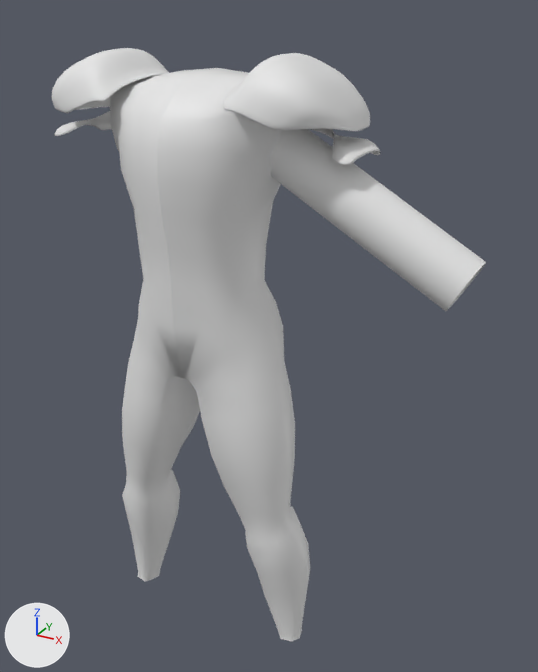
A saved change to the Blender file out/pauldrons/pauldrons.blend.
Before and after are seen from a 50 mm camera at (1.055, -1.547, 1.842) aimed at (0.159, 0.081, 1.028). Lighting does not change. The marker at lower left points along +X, +Y and +Z. The older version comes first.

Names of what the first picture shows: 'Arm (as drawn)', 'Mannequin', 'Pauldron cap L', 'Pauldron cap R', 'Pauldron lame 1 L', 'Pauldron lame 1 R'.
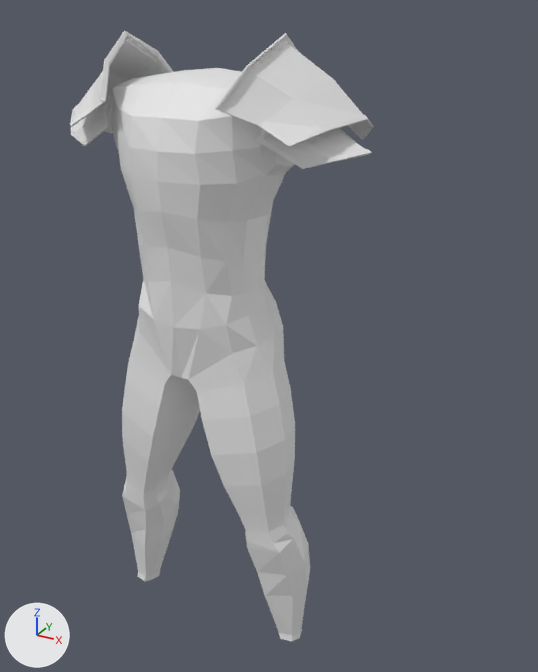
Where the change shows, as pixel boxes (x1, y1, x2, y2) in the pictures (538 x 672 px):
'Mannequin', reshaped: (110, 68, 310, 641) in both
'Arm (as drawn)', deleted: before (270, 129, 486, 311)
'Pauldron cap L', reshaped, modifiers changed (8% wider, 44% taller): before (223, 53, 370, 132); after (215, 33, 374, 147)
'Pauldron cap R', reshaped, modifiers changed (12% narrower, 47% taller): before (52, 48, 169, 113); after (70, 31, 173, 127)
'Pauldron lame 1 L', reshaped: before (310, 129, 380, 165); after (255, 128, 372, 169)
'Pauldron lame 1 R', reshaped: before (54, 111, 112, 136); after (71, 97, 113, 146)
part 2 of me_pauldron_cap_l, cut back: before (223, 53, 370, 132); after (215, 33, 374, 147)
part 4 of me_pauldron_cap_r, cut back: before (52, 48, 169, 113); after (70, 31, 173, 127)
part 6 of me_pauldron_lame_1_l, built on: before (310, 129, 380, 165); after (263, 128, 372, 169)
part 8 of me_pauldron_lame_1_r, built on: before (54, 111, 112, 136); after (71, 97, 113, 146)

The change, as a diff of the scene's bpy script:
```diff
--- a/out/pauldrons/pauldrons.blend.py
+++ b/out/pauldrons/pauldrons.blend.py
@@ me_mannequin @@
 # used by ob_mannequin; location = (0.0, 0.0, 0.0)
-me_mannequin.from_pydata(...)  # 352 vertices, 648 faces; spans x -0.32..0.32, y -0.16..0.17, z 0.08..1.71
+me_mannequin.from_pydata(...)  # 352 vertices, 324 faces; spans x -0.32..0.32, y -0.16..0.17, z 0.08..1.71
+# me_mannequin part 1: the surface is now shaded flat
 me_mannequin.materials.append(mat_mannequin)
@@ me_pauldron_cap_l @@
 # used by ob_pauldron_cap_l; location = (0.0, 0.0, 0.0)
-me_pauldron_cap_l.from_pydata(...)  # 221 vertices, 192 faces; spans x 0.136..0.408, y -0.142..0.211, z 1.582..1.754
+me_pauldron_cap_l.from_pydata(...)  # 54 vertices, 42 faces; spans x 0.152..0.415, y -0.153..0.2, z 1.551..1.793
+# me_pauldron_cap_l part 2: the whole mesh is rebuilt
+# me_pauldron_cap_l part 3: the surface is now shaded flat
 me_pauldron_cap_l.materials.append(mat_pauldron_cap)
+me_pauldron_cap_l.materials.append(mat_arm__as)  # white #e7e7e7
+me_pauldron_cap_l.materials.append(mat_pauldron_lame_1)  # white #e7e7e7
@@ me_pauldron_cap_r @@
 # used by ob_pauldron_cap_r; location = (0.0, 0.0, 0.0)
-me_pauldron_cap_r.from_pydata(...)  # 221 vertices, 192 faces; spans x -0.408..-0.136, y -0.142..0.211, z 1.582..1.754
+me_pauldron_cap_r.from_pydata(...)  # 54 vertices, 42 faces; spans x -0.415..-0.152, y -0.153..0.2, z 1.551..1.793
+# me_pauldron_cap_r part 4: the whole mesh is rebuilt
+# me_pauldron_cap_r part 5: the surface is now shaded flat
 me_pauldron_cap_r.materials.append(mat_pauldron_cap)
+me_pauldron_cap_r.materials.append(mat_arm__as)  # white #e7e7e7
+me_pauldron_cap_r.materials.append(mat_pauldron_lame_1)  # white #e7e7e7
@@ me_pauldron_lame_1_l @@
 # used by ob_pauldron_lame_1_l; location = (0.0, 0.0, 0.0)
-me_pauldron_lame_1_l.from_pydata(...)  # 102 vertices, 80 faces; spans x 0.216..0.44, y -0.059..0.167, z 1.519..1.621
-me_pauldron_lame_1_l.materials.append(mat_pauldron_lame_1)  # white #e7e7e7
+me_pauldron_lame_1_l.from_pydata(...)  # 38 vertices, 28 faces; spans x 0.21..0.442, y -0.078..0.186, z 1.511..1.633
+# me_pauldron_lame_1_l part 6: the whole mesh is rebuilt
+# me_pauldron_lame_1_l part 7: the surface is now shaded flat
+me_pauldron_lame_1_l.materials.append(mat_arm__as)  # white #e7e7e7
+me_pauldron_lame_1_l.materials.append(mat_pauldron_cap)  # white #e7e7e7
@@ me_pauldron_lame_1_r @@
 # used by ob_pauldron_lame_1_r; location = (0.0, 0.0, 0.0)
-me_pauldron_lame_1_r.from_pydata(...)  # 102 vertices, 80 faces; spans x -0.44..-0.216, y -0.059..0.167, z 1.519..1.621
-me_pauldron_lame_1_r.materials.append(mat_pauldron_lame_1)  # white #e7e7e7
+me_pauldron_lame_1_r.from_pydata(...)  # 38 vertices, 28 faces; spans x -0.442..-0.21, y -0.078..0.186, z 1.511..1.633
+# me_pauldron_lame_1_r part 8: the whole mesh is rebuilt
+# me_pauldron_lame_1_r part 9: the surface is now shaded flat
+me_pauldron_lame_1_r.materials.append(mat_arm__as)  # white #e7e7e7
+me_pauldron_lame_1_r.materials.append(mat_pauldron_cap)  # white #e7e7e7
@@ ob_arm__as_drawn @@
-ob_arm__as_drawn = bpy.data.objects.new('Arm (as drawn)', me_arm__as_drawn)
-ob_arm__as_drawn.location = (0.0, 0.0, 0.0)
@@ ob_pauldron_cap_l @@
 _m = ob_pauldron_cap_l.modifiers.new('Solidify', 'SOLIDIFY')
-_m.thickness = 0.005
-_m = ob_pauldron_cap_l.modifiers.new('Subdivision', 'SUBSURF')
-_m.render_levels = 1
+_m.thickness = 0.004
@@ ob_pauldron_cap_r @@
 _m = ob_pauldron_cap_r.modifiers.new('Solidify', 'SOLIDIFY')
-_m.thickness = 0.005
-_m = ob_pauldron_cap_r.modifiers.new('Subdivision', 'SUBSURF')
-_m.render_levels = 1
+_m.thickness = 0.004
```
